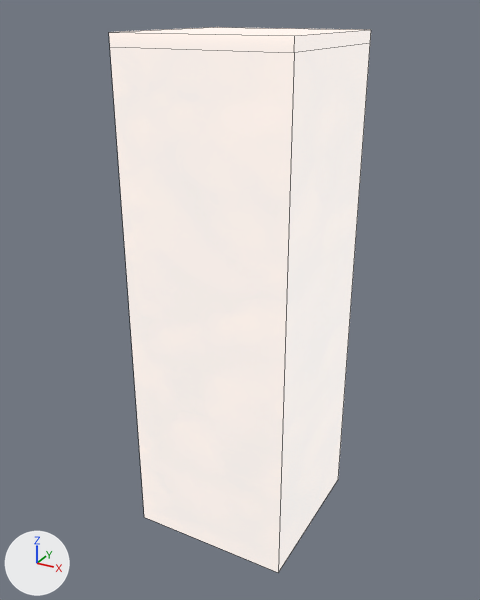
What one commit did to the FBX model Bottle/Assets/Art/Isometric Pack 3d/Props/Models/Tile_1_B.fbx.
Both versions are drawn from a camera (50 mm lens) standing at (3.52, -6.55, 0.28) and looking at (-0.06, -0.04, -2.98). Lighting does not change. The marker at lower left points along +X, +Y and +Z. Mesh edges are drawn as thin lines. Where no turn or scale is listed for an object, it has been applied to the vertices.
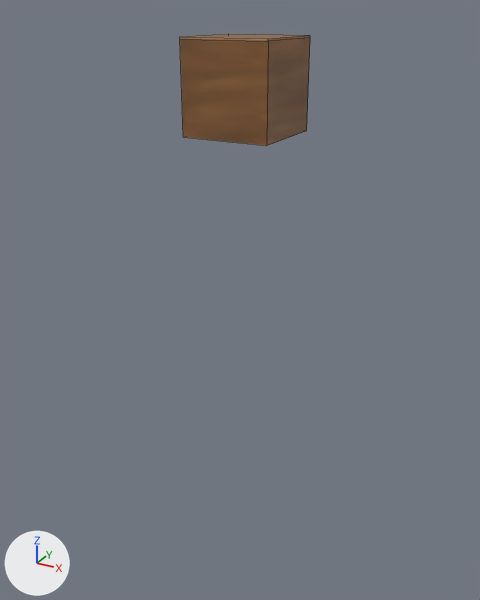
What changed in the scene script:
```text
Change mat_tile1:
    remove mat_tile1.emission_strength = 1.0
Change me_mesh:
    where me_mesh.from_pydata(...)  # 12 vertices, 9 faces; spans x -1.0..1.0, y -1.0..1.0, z -6.0..0.06
    used by ob_polysurface445; location = (0.0, 0.0, 0.0)
    me_mesh part 1: the whole mesh is scaled about the mesh origin by (0.5, 0.5, 0.165)
```

What differs and where, as boxes [x1, y1, x2, y2] in the pictures (480 x 600 px):
'polySurface445', surface changed, mesh rescaled (50% narrower, 79% shorter): before [109, 27, 371, 573]; after [180, 34, 310, 146]
